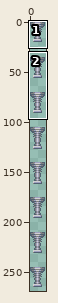
Two states of a sprite sheet, data/external/styles/proxima_tile/objects/stomper_constant.png. Above: a wide view before the commit, with the close-up outlined.
Close-up. Old version:
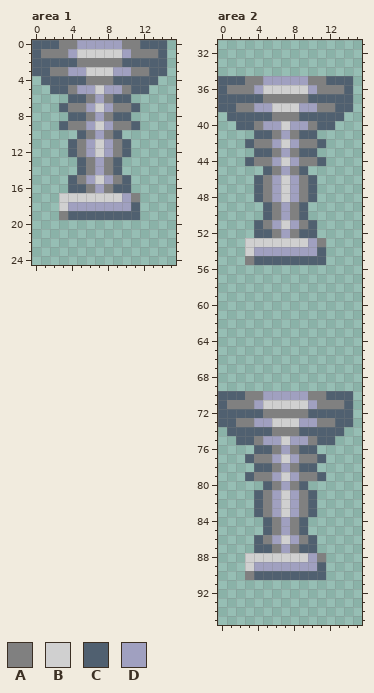
The file is 16x280 pixels. Shown: area 1: x 0..15, y 0..24; area 2: x 0..15, y 31..95. The wide view leaves out empty margins. The commit also changed other parts of the picture, which this record leaves out.
Palette (. is transparent): A #808080  B #d0d0d0  C #506070  D #a0a0c0
Pixels before, area 1, first column x 0:
 0 CCCAADDDDDAACCC
 1 CAAADBBBBBDAAAC
 2 CCCCCAAAAACCCCC
 3 CCAADDBBBDDAACC
 4 .CCCCCAAACCCCC.
 5 ..CCADDBDDACC..
 6 ....CCADACC....
 7 ...CAADBDAAC...
 8 ....CCADACC....
 9 ...CAADBDAAC...
10 .....CADAC.....
11 ....CADBDAC....
12 ....CADBDAC....
13 .....CADAC.....
14 .....CADAC.....
15 ....CADBDAC....
16 ....CCADACC....
17 ...BBBBBBBDA...
18 ...BDDDDDDDC...
19 ...ACCCCCCCC...
Pixels before, area 2, first column x 0:
35 CCCAADDDDDAACCC
36 CAAADBBBBBDAAAC
37 CCCCCAAAAACCCCC
38 CCAADDBBBDDAACC
39 .CCCCCAAACCCCC.
40 ..CCADDBDDACC..
41 ....CCADACC....
42 ...CAADBDAAC...
43 ....CCADACC....
44 ...CAADBDAAC...
45 .....CADAC.....
46 ....CADBDAC....
47 ....CADBDAC....
48 ....CADBDAC....
49 .....CADAC.....
50 .....CADAC.....
51 ....CADBDAC....
52 ....CCADACC....
53 ...BBBBBBBDA...
54 ...BDDDDDDDC...
55 ...ACCCCCCCC...
56 ...............
57 ...............
58 ...............
59 ...............
60 ...............
61 ...............
62 ...............
63 ...............
64 ...............
65 ...............
66 ...............
67 ...............
68 ...............
69 ...............
70 CCCAADDDDDAACCC
71 CAAADBBBBBDAAAC
72 CCCCCAAAAACCCCC
73 CCAADDBBBDDAACC
74 .CCCCCAAACCCCC.
75 ..CCADDBDDACC..
76 ....CCADACC....
77 ...CAADBDAAC...
78 ....CCADACC....
79 ...CAADBDAAC...
80 .....CADAC.....
81 ....CADBDAC....
82 ....CADBDAC....
83 ....CADBDAC....
84 .....CADAC.....
85 .....CADAC.....
86 ....CADBDAC....
87 ....CCADACC....
88 ...BBBBBBBDA...
89 ...BDDDDDDDC...
90 ...ACCCCCCCC...
The result:
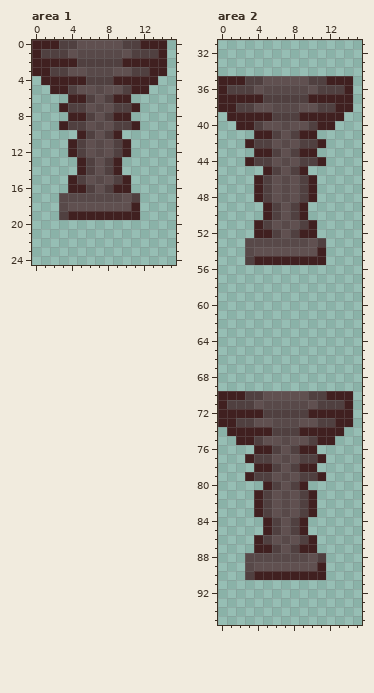
The edit:
colour A: #808080 -> #504040
colour B: #d0d0d0 -> #584949
colour C: #506070 -> #402020
colour D: #a0a0c0 -> #605050
Where, in picture pixels (left, top, right, bottom), the same in both close-ups:
changed: (32, 40, 167, 220)
changed: (218, 76, 353, 265)
changed: (218, 391, 353, 580)
